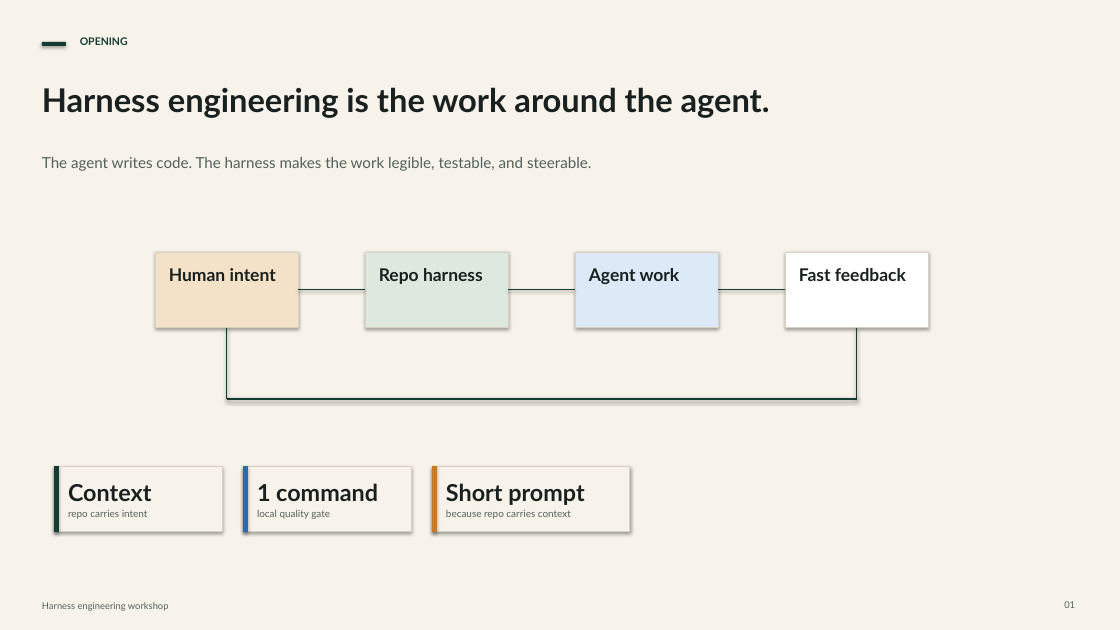
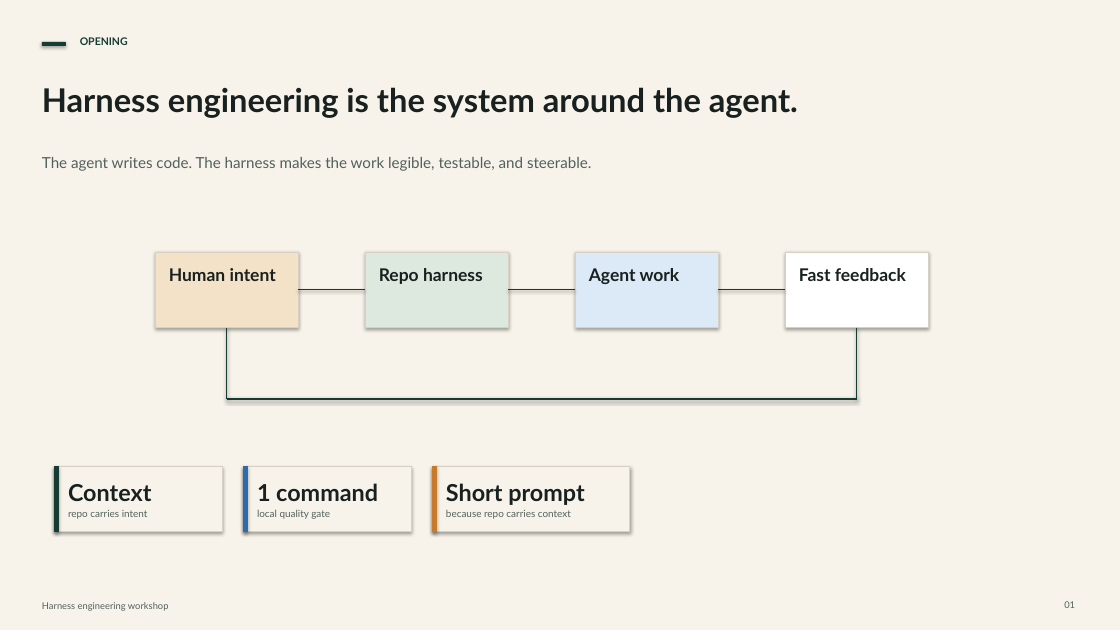
Before and after one commit to usamadar/harness-engineering-demo, a slide deck: slide 1 of presentations/harness-engineering-workshop.pptx. Drawn at 1120x630 pixels with LibreOffice and Linux fonts; fonts in the diff are those of the drawing. Boxes give left, top, right and bottom in pixels: in the first picture for what was removed or moved away, otherwise in the second. Text is boxed around its words. In the diff, an @@ line names an element or a change of style, - is before the commit and + after.

```diff
--- a/presentations/harness-engineering-workshop.pptx
+++ b/presentations/harness-engineering-workshop.pptx
@@ text at (42, 87, 798, 118): text changed @@
-Harness engineering is the work around the agent.
+Harness engineering is the system around the agent.
```
Also in this commit, not shown: 5 other slides changed, 1 other file.
